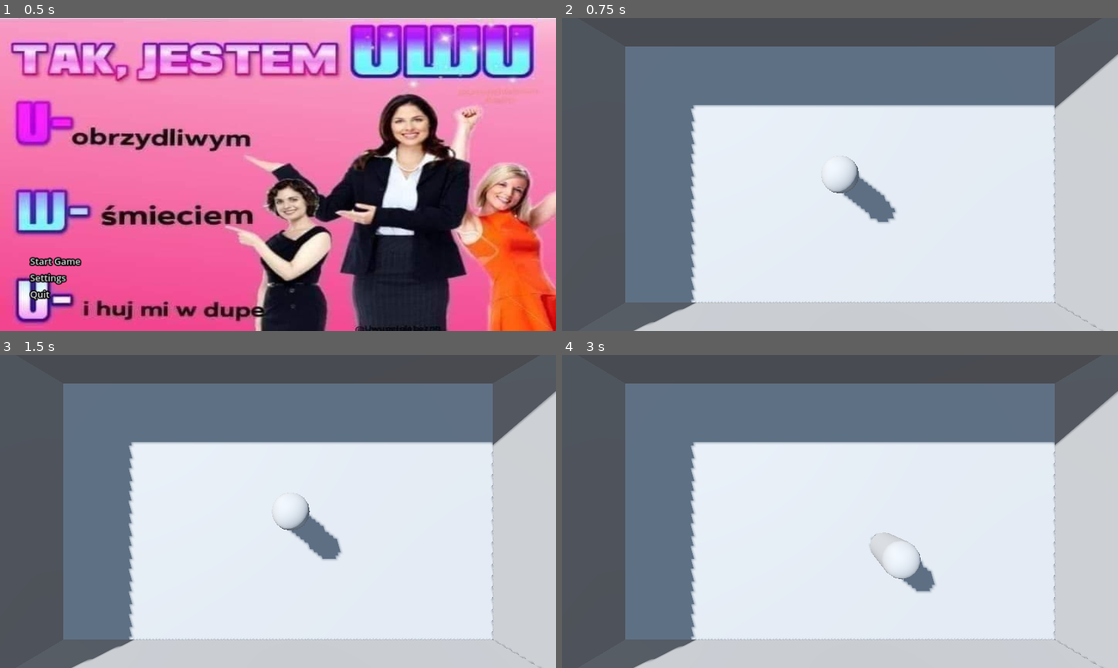
Above: before the commit, frames 1-4 (two rows, left to right).
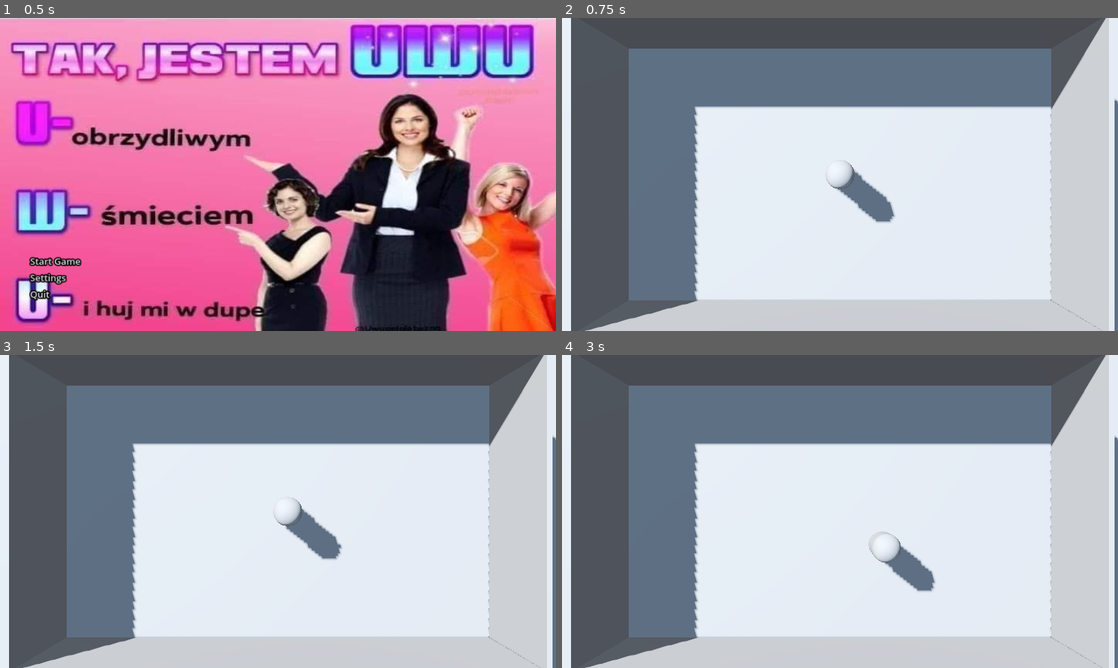
Above: after the commit, the same moments.

Repository: takanazwa5/HelloGameJam2024
Game: Godot game, scene res://features/main_menu/main_menu.tscn
Two runs of this game, one before a commit and one after it. Both use one fixed random seed, a clock stepped at 60 frames per second and the inputs below.
Inputs (mouse positions are in pixels of both pictures, inside the frame that each line leads up to):
- Up to frame 1 (0.5 s): no input
- Up to frame 2 (0.75 s): click "Start Game" at 0.5 s
- Up to frame 3 (1.5 s): tap Enter at 1.25 s; move the mouse to (400, 495) at 1.27 s; hold D (walk_right) from 1.28 s (still down); tap Tab (TAB) at 1.35 s; click (400, 495) at 1.42 s
- Up to frame 4 (3 s): move the mouse to (728, 527) at 2.02 s; release D (walk_right) at 2.03 s; hold S (walk_down) 2.03-2.78 s; tap Backspace at 2.1 s; move the mouse to (895, 442) at 2.77 s; hold D (walk_right) from 2.78 s (still down); tap Tab (TAB) at 2.85 s

Frame 1 is identical in both runs. In frame 2, 8.1% of the frame differs, in the area x 0-100%, y 0-100%; in frame 3, 8.1%; in frame 4, 8.5%.

Commit message:
Change camera fov

Diff:
--- a/scenes/main.tscn
+++ b/scenes/main.tscn
@@ -9,7 +9,8 @@
 [node name="Environment" parent="." instance=ExtResource("1_o8or8")]
 
 [node name="Camera3D" type="Camera3D" parent="."]
-transform = Transform3D(-4.37114e-08, -1, -4.37114e-08, 0, -4.37114e-08, 1, -1, 4.37114e-08, 1.91069e-15, 0, 4.703, 0)
+transform = Transform3D(-4.37114e-08, -1, -4.37114e-08, 0, -4.37114e-08, 1, -1, 4.37114e-08, 1.91069e-15, 0, 11.633, 0)
+fov = 35.0
 
 [node name="PauseMenu" parent="." instance=ExtResource("1_g5xu3")]
 
